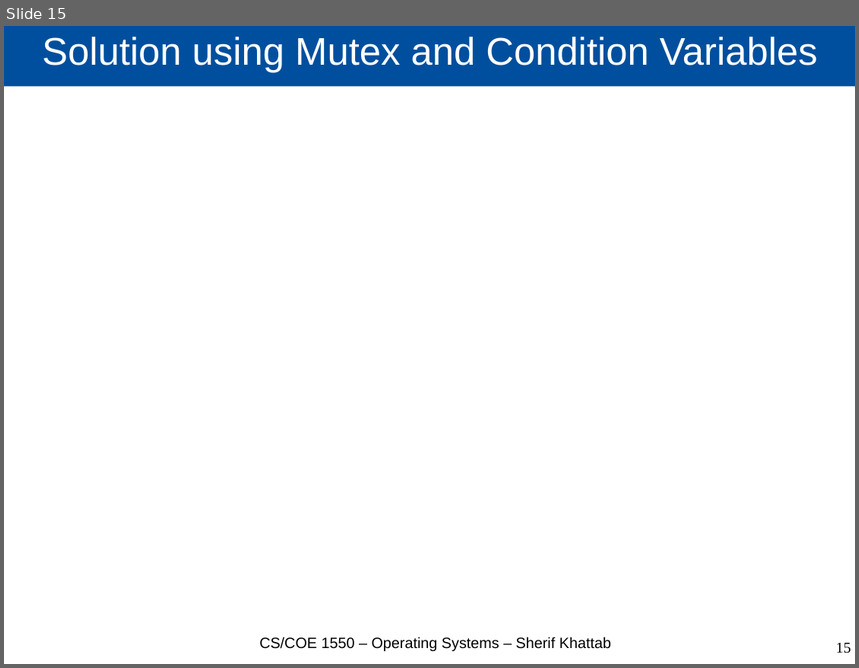
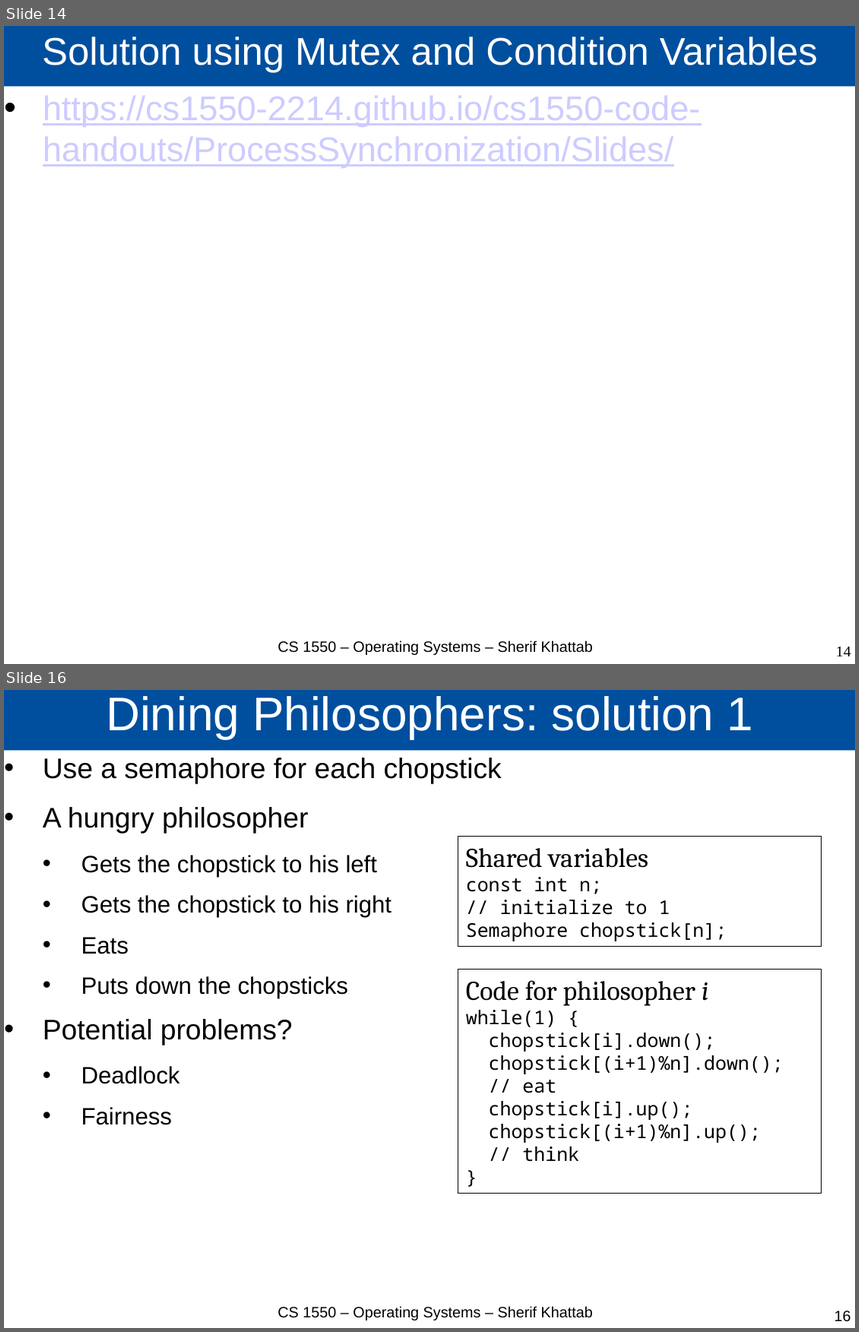
Before and after one commit to cs1550-2244/cs1550-code-handouts, a slide deck: DraftSlides/Lecture8.pptx. Shown one above the other, each under a label of ours: slide 15 before the commit, slides 14 and 16 after it; the slides between them are not shown. The pictures are 859x668 and 859x1332 pixels, drawn with LibreOffice and Linux fonts; fonts in the diff are those of the drawing. Boxes give left, top, right and bottom in pixels: in the first picture for what was removed or moved away, otherwise in the second. Text is boxed around its words. In the diff, an @@ line names an element or a change of style, - is before the commit and + after.

```diff
--- a/DraftSlides/Lecture8.pptx
+++ b/DraftSlides/Lecture8.pptx
@@ slide 16 added at (4, 690, 855, 1328), background #FFFFFF @@
@@ title added at (4, 690, 855, 751), fill #004F9E, 44 pt, text #FFFFFF @@
+Dining Philosophers: solution 1
@@ text added at (43, 758, 502, 1125), 22.1 pt, text #000000 @@
+• Use a semaphore for each chopstick
+• A hungry philosopher
+  • Gets the chopstick to his left
+  • Gets the chopstick to his right
+  • Eats
+  • Puts down the chopsticks
+• Potential problems?
+  • Deadlock
+  • Fairness
@@ rectangle added at (458, 836, 822, 945), outline #000000 0.5 pt, 17.6 pt, text #000000 @@
+Shared variables
+const int n;
+// initialize to 1
+Semaphore chopstick[n];
@@ rectangle added at (458, 970, 822, 1195), outline #000000 0.5 pt, 17.6 pt, text #000000 @@
+Code for philosopher i
+while(1) {
+chopstick[i].down();
+chopstick[(i+1)%n].down();
+// eat
+chopstick[i].up();
+chopstick[(i+1)%n].up();
+// think
+}
@@ text added at (278, 1306, 593, 1321), 14 pt, text #000000 @@
+CS 1550 – Operating Systems – Sherif Khattab
@@ page number added at (835, 1311, 851, 1322), 14 pt, text #000000 @@
+16
@@ what was slide 15 is now slide 14 @@
@@ slide 14 changed as well @@
@@ text added at (43, 96, 701, 168), 32 pt, text #CCCCFF, underline @@
+• https://cs1550-2214.github.io/cs1550-code-handouts/ProcessSynchronization/Slides/
@@ text at (278, 641, 593, 655): text changed @@
-CS/COE 1550 – Operating Systems – Sherif Khattab
+CS 1550 – Operating Systems – Sherif Khattab
@@ page number at (836, 647, 851, 657): text changed @@
-15
+14
```
Also in this commit, not shown: 13 other slides changed, 11 other slides added, 3 other files.
